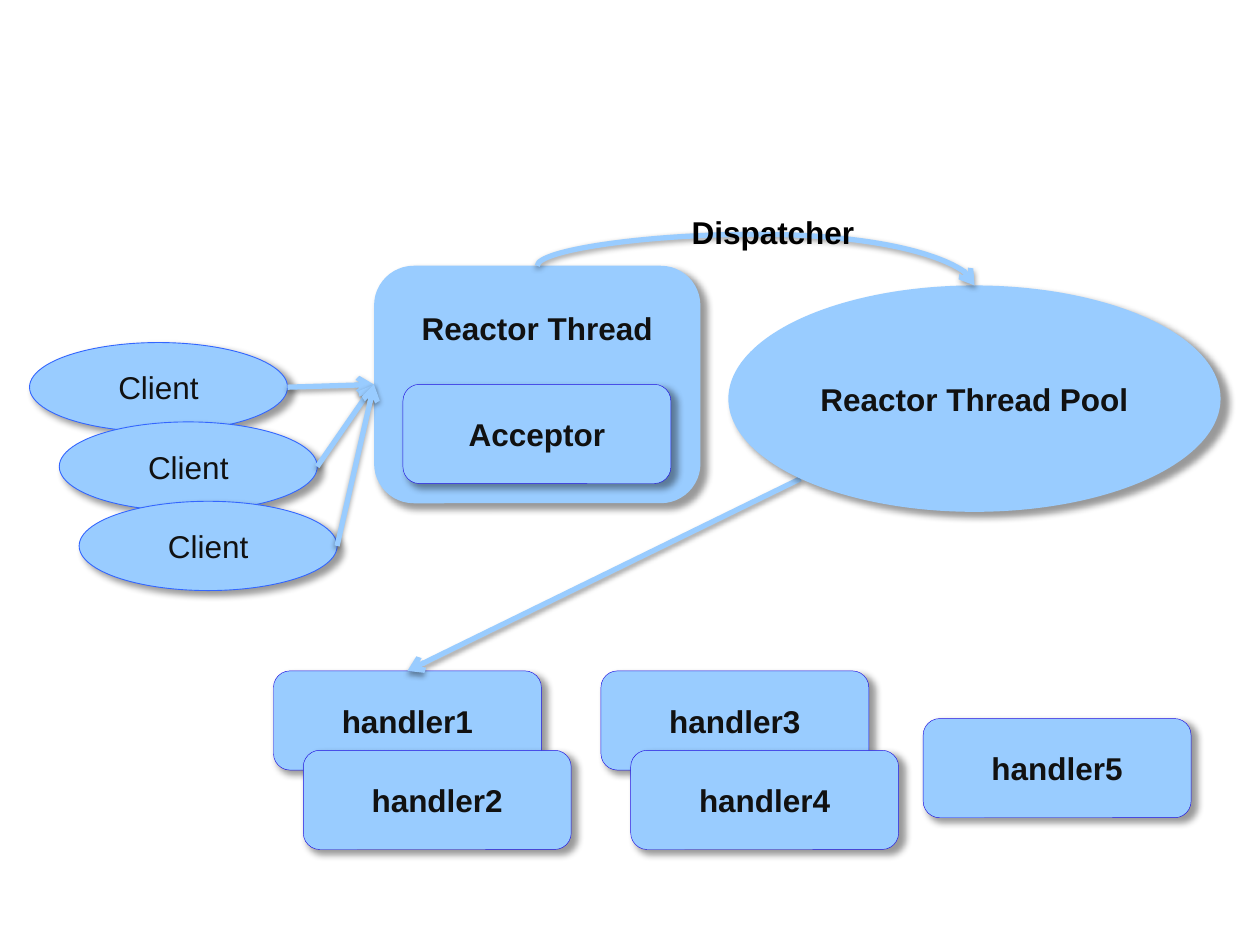
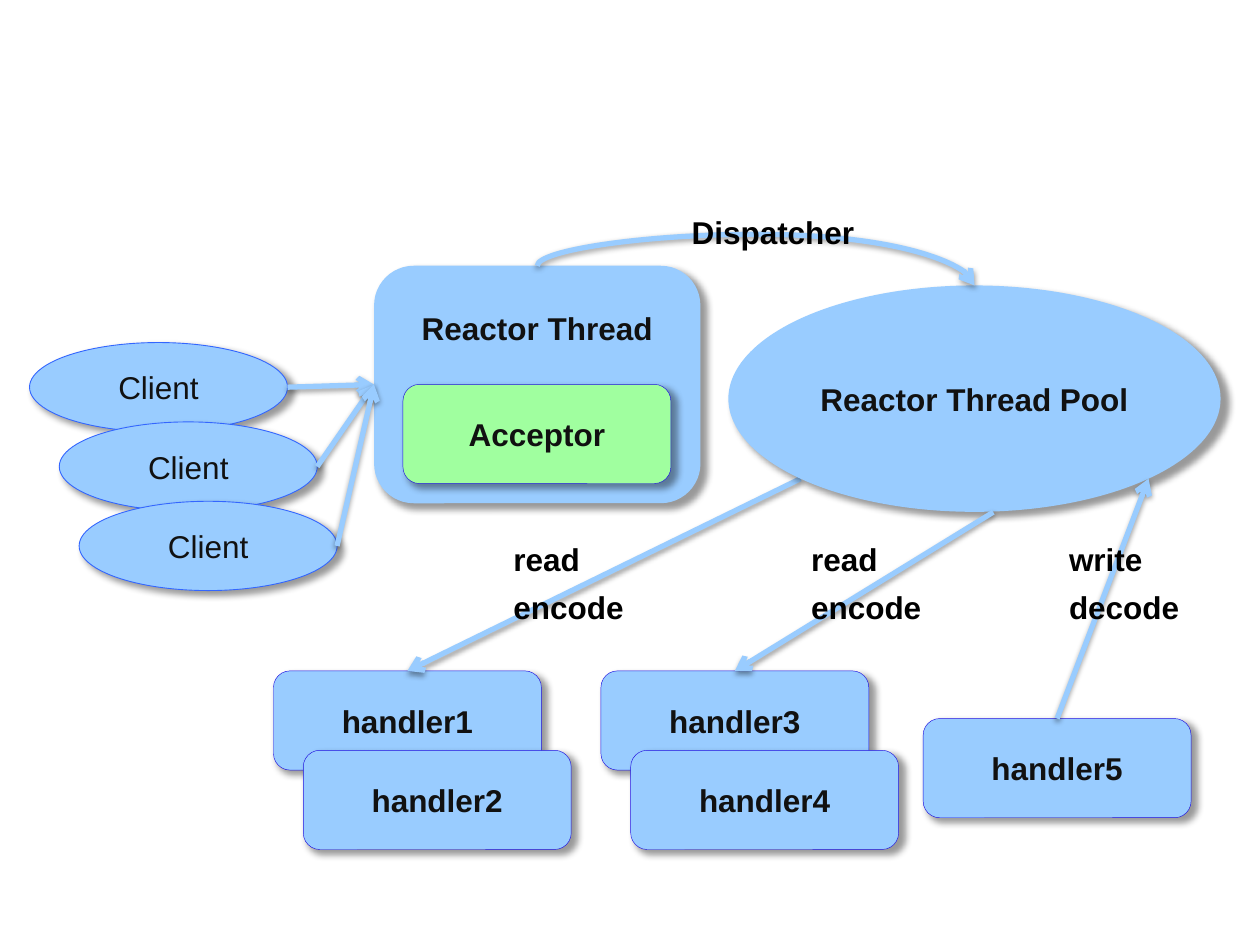
Before and after one commit to yilong7797/01-document, a slide deck: slide 18 of 05-netty/netty.pptx (slide 14 before the commit). Drawn at 1260x945 pixels with LibreOffice and Linux fonts; fonts in the diff are those of the drawing; background and template pictures are left out. Boxes give left, top, right and bottom in pixels: in the first picture for what was removed or moved away, otherwise in the second. Text is boxed around its words. In the diff, an @@ line names an element or a change of style, - is before the commit and + after.

```diff
--- a/05-netty/netty.pptx
+++ b/05-netty/netty.pptx
@@ rounded rectangle "Acceptor" at (403,384,672,484): fill #99CCFF to #A0FF9F @@
@@ arrow added from (1057, 718) to (1149, 479), #99CCFF 3 pt @@
@@ arrow added from (993, 512) to (735, 670), #99CCFF 3 pt @@
@@ text added at (513,548,579,572), 18 pt, text #000000, bold @@
+read
@@ text added at (811,548,877,572), 18 pt, text #000000, bold @@
+read
@@ text added at (1069,546,1142,577), 18 pt, text #000000, bold @@
+write
@@ text added at (513,594,623,625), 18 pt, text #000000, bold @@
+encode
@@ text added at (811,594,921,625), 18 pt, text #000000, bold @@
+encode
@@ text added at (1069,594,1179,625), 18 pt, text #000000, bold @@
+decode
```
Also in this commit, not shown: 14 other slides changed, 21 slides added, 18 slides removed, 1 other file.
